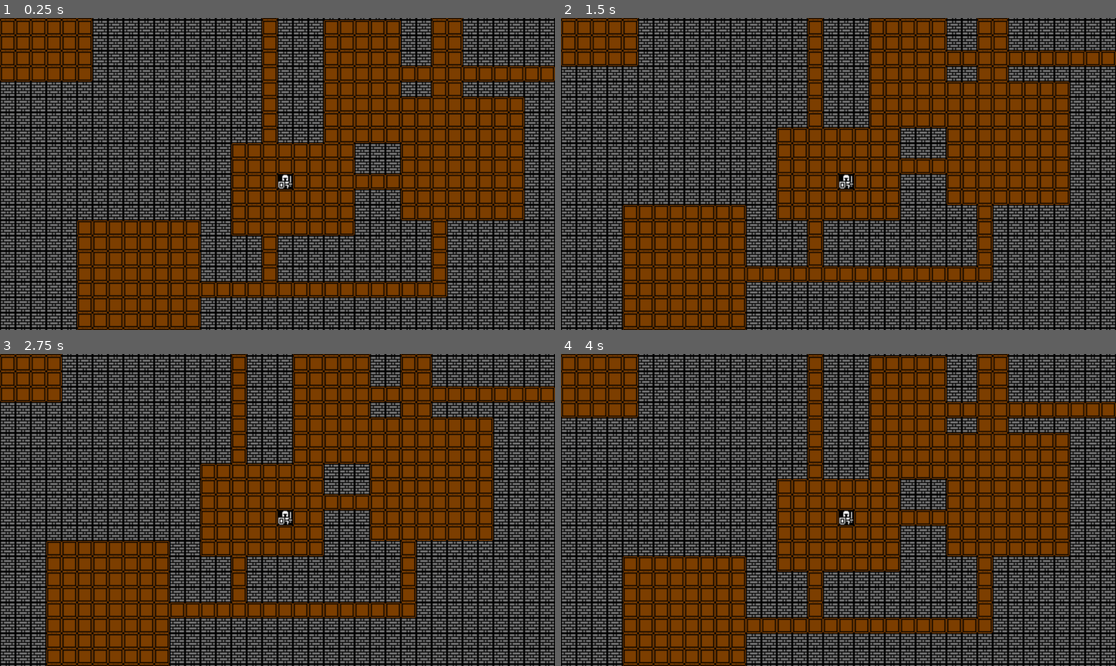
Above: before the commit, frames 1-4 (two rows, left to right).
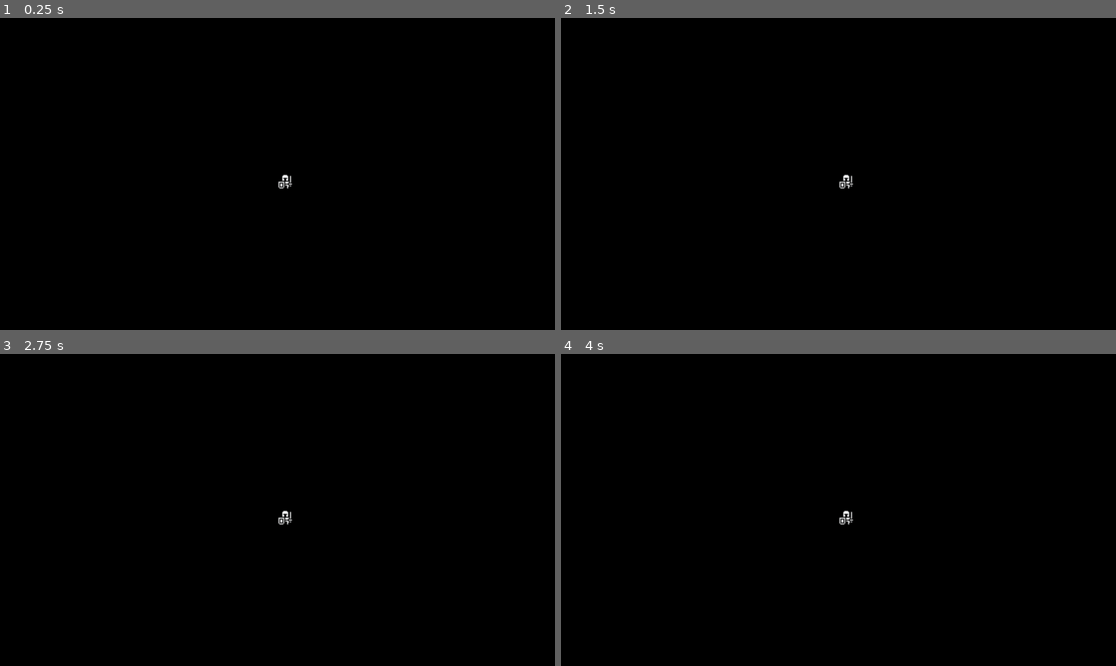
Above: after the commit, the same moments.

Repository: Smoresies/RoguelikeTutorial
Game: Godot game, scene res://src/Game/game.tscn
Two runs of this game, one before a commit and one after it. Both use one fixed random seed, a clock stepped at 60 frames per second and the inputs below.
Inputs:
- Up to frame 1 (0.25 s): no input
- Up to frame 2 (1.5 s): tap Enter at 0.5 s; hold Right (ui_right) 0.53-1.28 s; tap Space at 1.25 s; hold Down (ui_down) from 1.28 s (still down)
- Up to frame 3 (2.75 s): tap Enter at 2 s; release Down (ui_down) at 2.03 s; hold Right (ui_right) from 2.03 s (still down)
- Up to frame 4 (4 s): tap Space at 2.75 s; release Right (ui_right) at 2.78 s; hold Up (ui_up) 2.78-3.53 s; tap Enter at 3.5 s; hold Left (ui_left) from 3.53 s (still down)

The runs differ from the first frame. In frame 1, 84% of the frame differs, in the area x 0-100%, y 0-100%; in frame 2, 83%; in frame 3, 83%; in frame 4, 84%.

Commit message:
Ch4 - Started creating FoV

Diff:
--- /dev/null
+++ b/src/Game/field_of_view.gd
@@ -0,0 +1,11 @@
+extends Node
+
+
+# Called when the node enters the scene tree for the first time.
+func _ready():
+	pass # Replace with function body.
+
+
+# Called every frame. 'delta' is the elapsed time since the previous frame.
+func _process(delta):
+	pass
--- a/src/Map/tile.gd
+++ b/src/Map/tile.gd
@@ -3,7 +3,23 @@
 
 var _definition: TileDefinition
 
+# Helps us track whether to show a tile or not
+var is_explored: bool = false:
+	set(value):
+		is_explored = value
+		if is_explored and not visible:
+			visible = true
+
+# Helps us make sure it's explored if it's in view
+var is_in_view: bool = false:
+	set(value):
+		is_in_view = value
+		modulate = _definition.color_lit if is_in_view else _definition.color_dark
+		if is_in_view and not is_explored:
+			is_explored = true
+
 func _init(grid_position: Vector2i, tile_definition: TileDefinition) -> void:
+	visible = false
 	centered = false
 	position = Grid.grid_to_world(grid_position)
 	set_tile_type(tile_definition)
